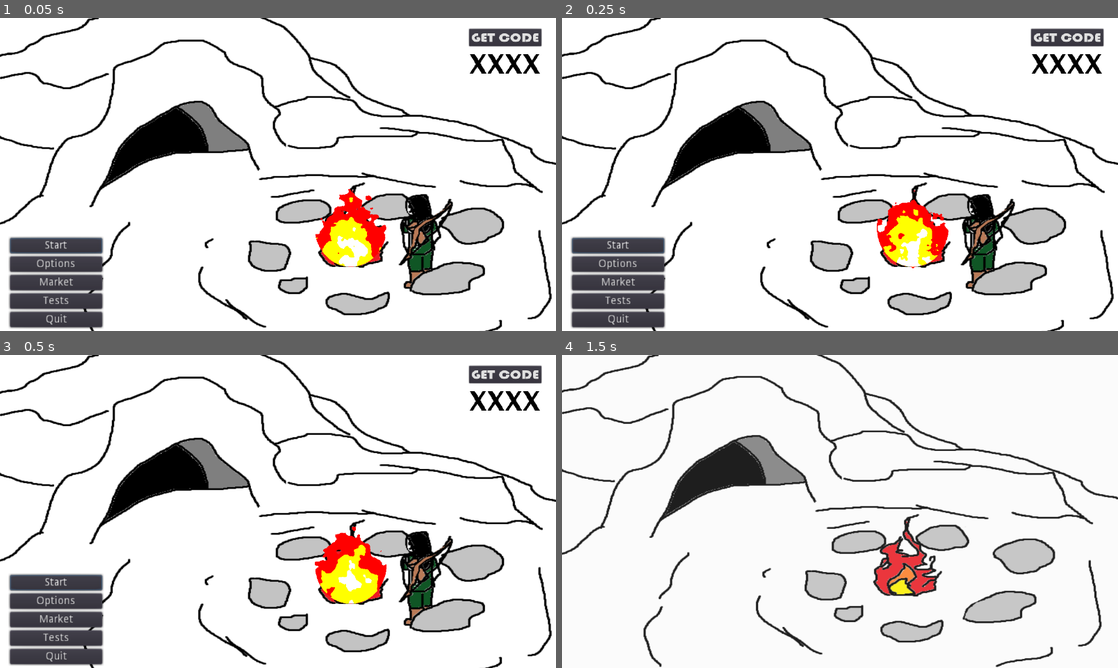
Above: before the commit, frames 1-4 (two rows, left to right).
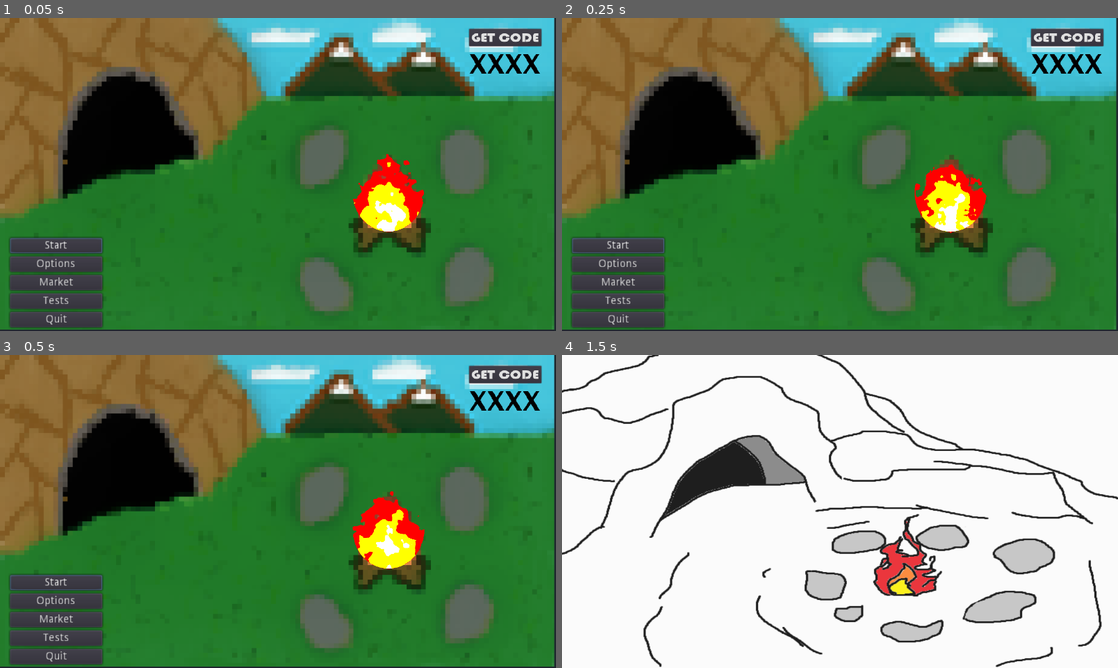
Above: after the commit, the same moments.

Repository: rwyndrum4/MENDAX
Game: Godot game, scene res://Scenes/mainMenu/mainMenu.tscn
Two runs of this game, one before a commit and one after it. Both use one fixed random seed, a clock stepped at 60 frames per second and the inputs below.
Inputs:
- Up to frame 1 (0.05 s): no input
- Up to frame 2 (0.25 s): no input
- Up to frame 3 (0.5 s): no input
- Up to frame 4 (1.5 s): click "Start" at 0.5 s; hold Right (ui_right) from 1.28 s (still down)

The runs differ from the first frame. In frame 1, 93% of the frame differs, in the area x 0-100%, y 0-100%; in frame 2, 93%; in frame 3, 93%; in frame 4, nothing differs.

Commit message:
testing new bg

Diff:
--- a/game/Scenes/mainMenu/mainMenu.tscn
+++ b/game/Scenes/mainMenu/mainMenu.tscn
@@ -3,7 +3,7 @@
 [ext_resource path="res://Scenes/mainMenu/mainMenu.gd" type="Script" id=1]
 [ext_resource path="res://Assets/mainMenuAssets/LTYPEB.TTF" type="DynamicFontData" id=2]
 [ext_resource path="res://Assets/mainMenuAssets/BAUHS93.TTF" type="DynamicFontData" id=3]
-[ext_resource path="res://Assets/mainMenuAssets/temp_bg.png" type="Texture" id=4]
+[ext_resource path="res://Assets/ben-test-background.png" type="Texture" id=4]
 [ext_resource path="res://Scenes/settingsMenu/settingsMenu.tscn" type="PackedScene" id=5]
 [ext_resource path="res://Assets/fire5.png" type="Texture" id=6]
 [ext_resource path="res://Scenes/fpsDisplay/fpsLabel.tscn" type="PackedScene" id=7]
@@ -61,9 +61,9 @@
 [node name="TextureRect" type="TextureRect" parent="."]
 anchor_right = 1.0
 anchor_bottom = 1.0
-margin_right = -336.0
-margin_bottom = -85.0
-rect_scale = Vector2( 1.31642, 1.08664 )
+margin_right = -50.0
+margin_bottom = -50.0
+rect_scale = Vector2( 0.997, 0.996 )
 texture = ExtResource( 4 )
 stretch_mode = 1
 
@@ -139,7 +139,7 @@
 
 [node name="Fire5" type="Sprite" parent="."]
 material = SubResource( 6 )
-position = Vector2( 807, 484 )
+position = Vector2( 894, 403 )
 scale = Vector2( 0.40332, 0.37793 )
 texture = ExtResource( 6 )
 
Binary file added: game/Assets/ben-test-background.png
Not shown, added: game/Assets/ben-test-background.png.import
